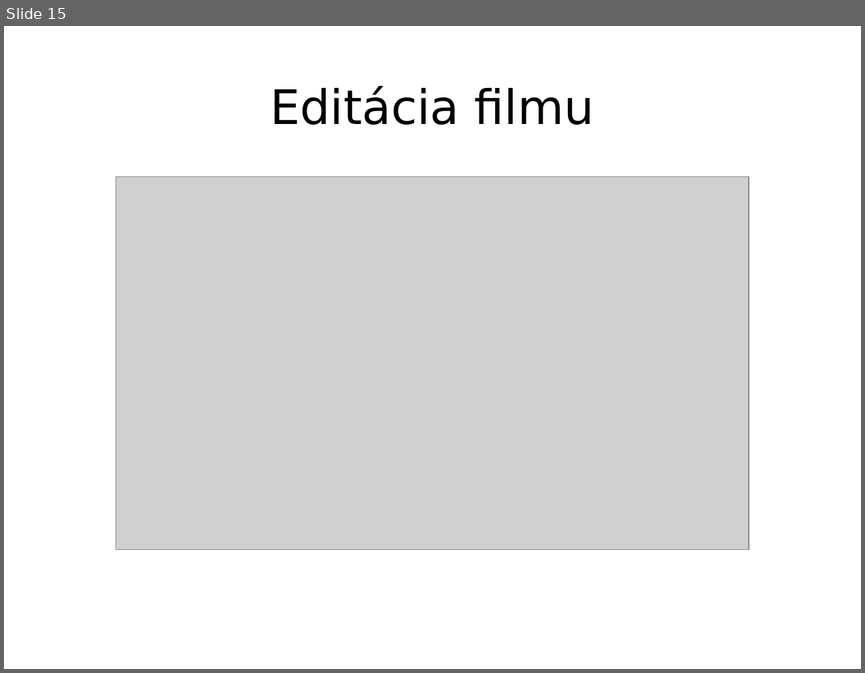
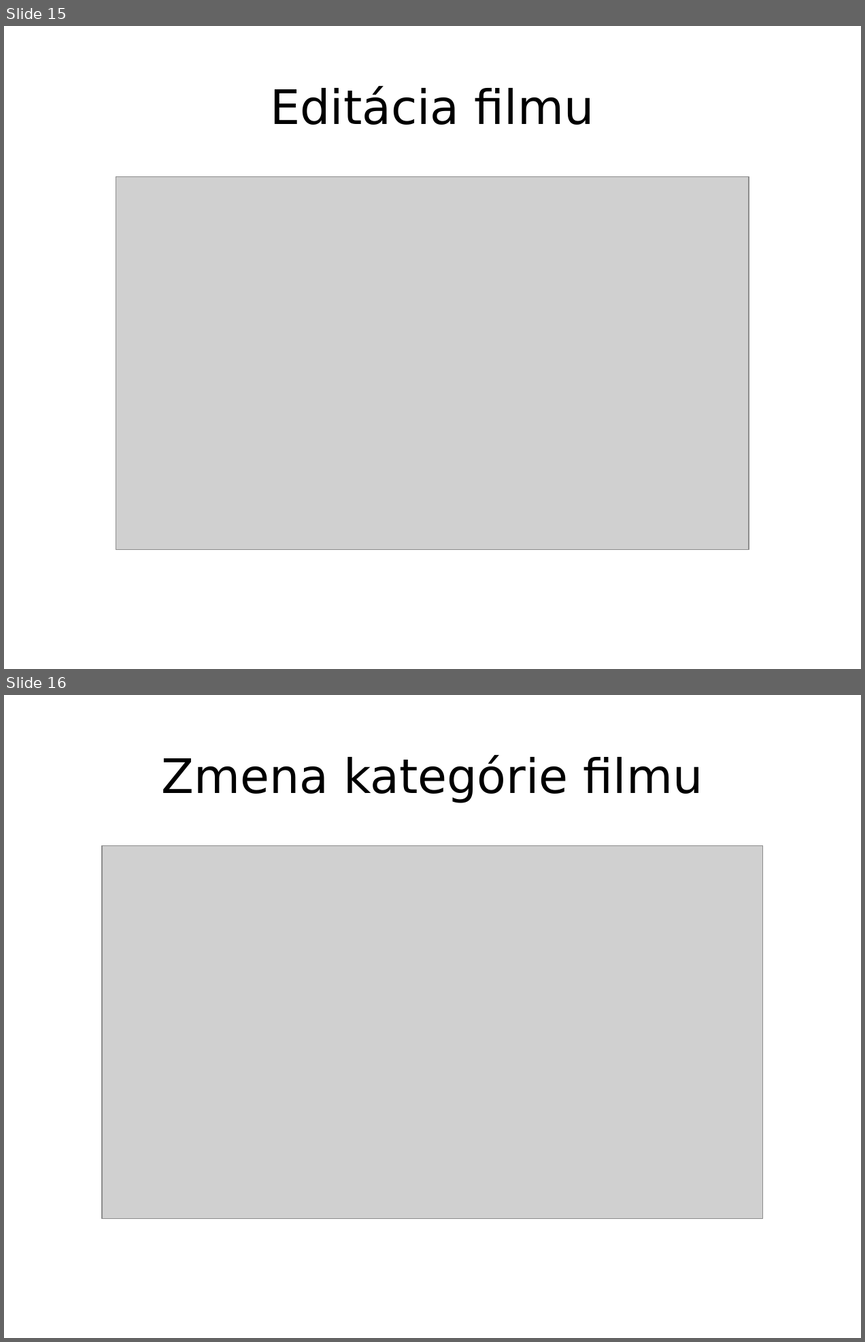
Before and after one commit to pestanko/PB138---Kartoteka, a slide deck: doc/presentation/Prezentacia.odp. Shown one above the other, each under a label of ours: slide 15 before the commit, slides 15 and 16 after it. The pictures are 865x673 and 865x1342 pixels, drawn with LibreOffice and Linux fonts; fonts in the diff are those of the drawing; grey boxes stand for pictures. Boxes give left, top, right and bottom in pixels: in the first picture for what was removed or moved away, otherwise in the second. Text is boxed around its words. In the diff, an @@ line names an element or a change of style, - is before the commit and + after.

```diff
--- a/doc/presentation/Prezentacia.odp
+++ b/doc/presentation/Prezentacia.odp
@@ slide 16 added at [4, 695, 861, 1338], background #FFFFFF @@
@@ title added at [161, 755, 703, 803], 44 pt, text #000000 @@
+Zmena kategórie filmu
@@ picture added at [102, 845, 763, 1217] @@
```
Also in this commit, not shown: 5 other slides added, 1 slide removed.
